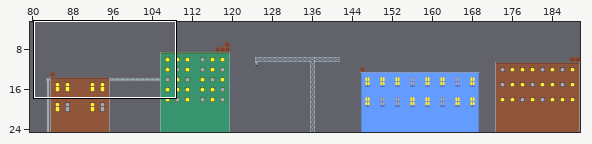
Level history. Tiled map (JSON): assets/TileMap/map1.json. The picture above shows the old version from afar; the outline marks the close-up.
Close-up. As it was:
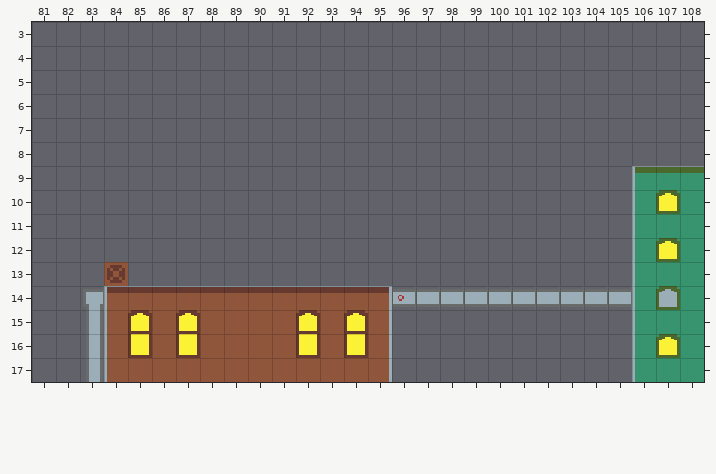
Cells are 16x16 px. Shown: x 81..108, y 3..17. The commit also changed other parts of the map, which this record leaves out.
Once edited:
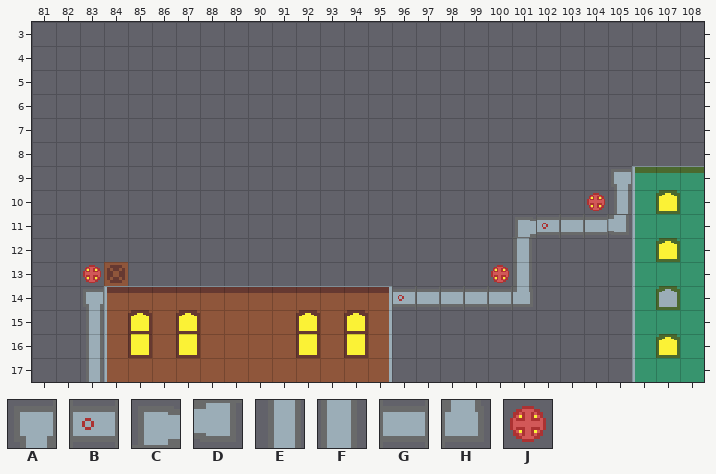
Key: from "custom_tileset": A 43, B 44, C 46 turned 270, D 46 turned 90, E 63, F 66, G 85, H 86, J 88.
_ is an empty cell.
Objects are placed by their top-left corner, in cells (3,4 is the top-left corner of cell 3,4); size is 1x1 cell unless given.
The commit says: Added Points Layer/Added Layer to JSON
Diff:
{"where": "layer \"toplayer\""}
{"y":9,"x":105,"old":"_","new":"A"}
{"y":10,"x":105,"old":"_","new":"E"}
{"y":11,"x":101,"old":"_____","new":"CBGGD"}
{"y":12,"x":101,"old":"_","new":"F"}
{"y":13,"x":101,"old":"_","new":"F"}
{"y":14,"x":101,"old":"GGGGG","new":"H____"}
{"where": "layer \"points\" (added)"}
{"now": "J at 104,10"}
{"now": "J at 83,13"}
{"now": "J at 100,13"}
{"label":"changed","picture_box":[491,166,632,310]}
{"label":"added","picture_box":[83,265,101,283]}
